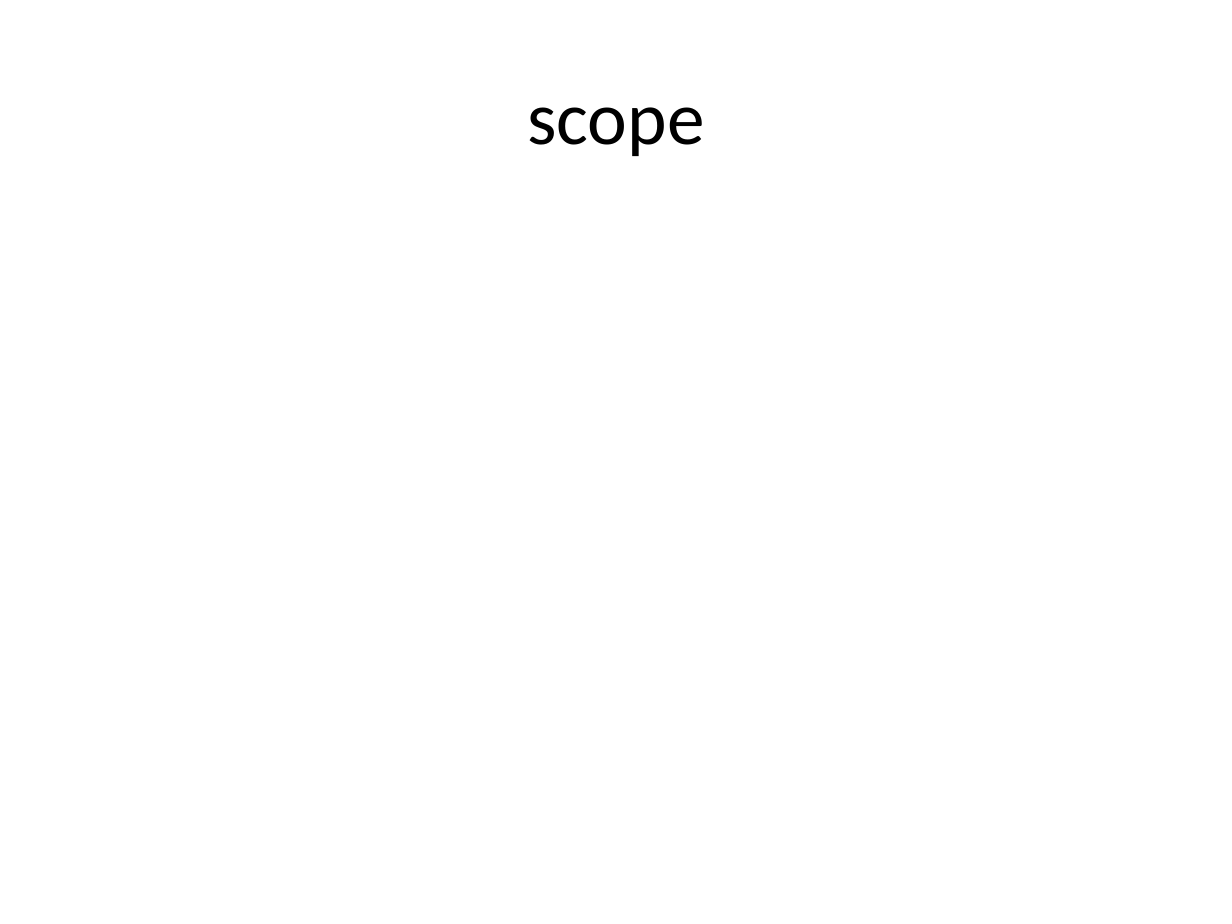
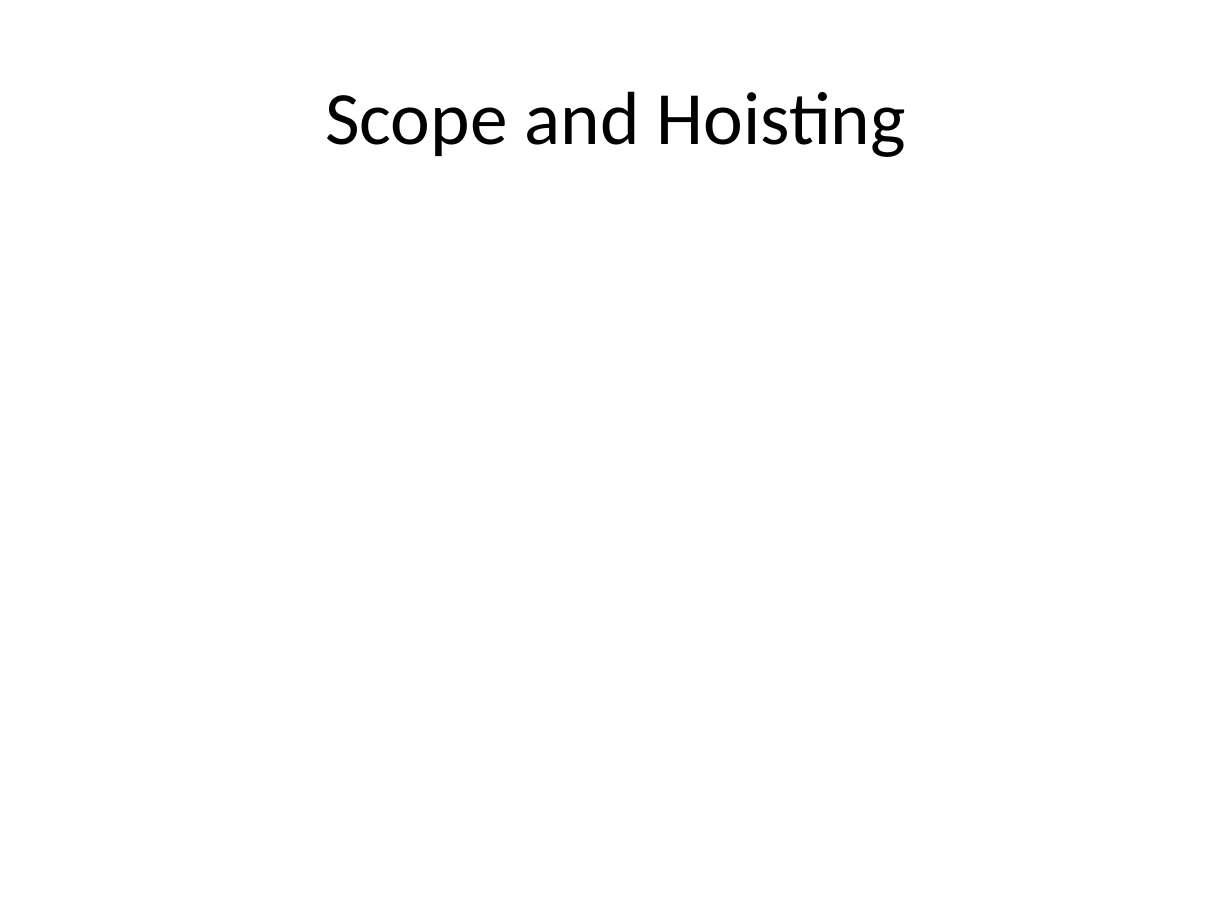
Before and after one commit to dylanbeattie/SoKnowJS, a slide deck: slide 28 of Slides/So You Think You Know Javascript.pptx. Drawn at 1232x924 pixels with LibreOffice and Linux fonts; fonts in the diff are those of the drawing. Boxes give left, top, right and bottom in pixels: in the first picture for what was removed or moved away, otherwise in the second. Text is boxed around its words. In the diff, an @@ line names an element or a change of style, - is before the commit and + after.

```diff
--- a/Slides/So You Think You Know Javascript.pptx
+++ b/Slides/So You Think You Know Javascript.pptx
@@ title at bbox=[325, 91, 906, 157]: text changed @@
-scope
+Scope and Hoisting
```
Also in this commit, not shown: 2 other slides changed, 1 other file.
